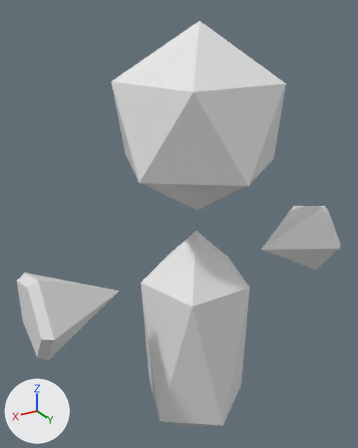
A saved change to the Blender file GolemWave/Assets/GolemWaveAssets/Arts/Models/Blends/Player.blend.
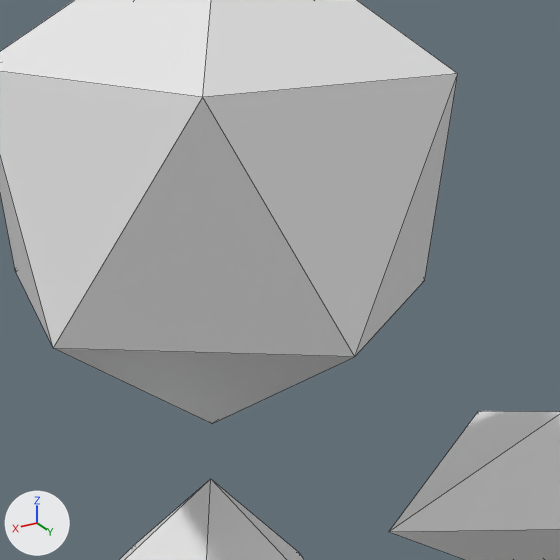
The first picture shows the older version from a 50 mm camera at (0.576, 0.882, 1.218) aimed at (0.021, -0.043, 0.755). The close-ups show both versions on the part from 34% to 90% of the width and 13% to 58% of the height of that picture; other places that the commit changed are outside them. The axes (+X, +Y, +Z) are drawn at lower left. The lights are the same throughout. The close-ups show mesh edges as thin lines.

In view in the first close-up: 'GolemPlayer'.
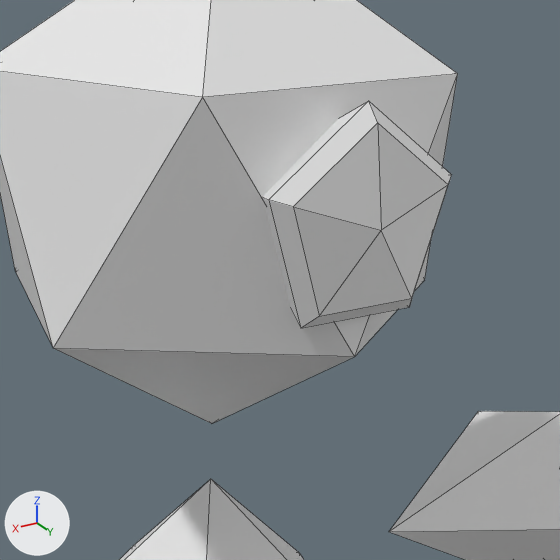
Changed parts and their boxes [x1, y1, x2, y2] in the close-ups (560 x 560 px):
part 1 of me_mesh_golemplayer, added
    after: [263, 101, 451, 328]

What the commit changed:
me_mesh_golemplayer is used by ob_golemplayer; location (0.0, 0.0, 0.0).
me_mesh_golemplayer had 46 vertices, 62 faces and spanned x -0.4..0.4, y -0.179..0.179, z 0.15..1.2.
me_mesh_golemplayer now has 60 vertices, 81 faces and spans x -0.416..0.416, y -0.179..0.198, z 0.15..1.2.
Part 1, on me_mesh_golemplayer:
12 vertices are added at x -0.076..0.076, y 0.018..0.198, z 0.939..1.083.
15 new faces join them.
